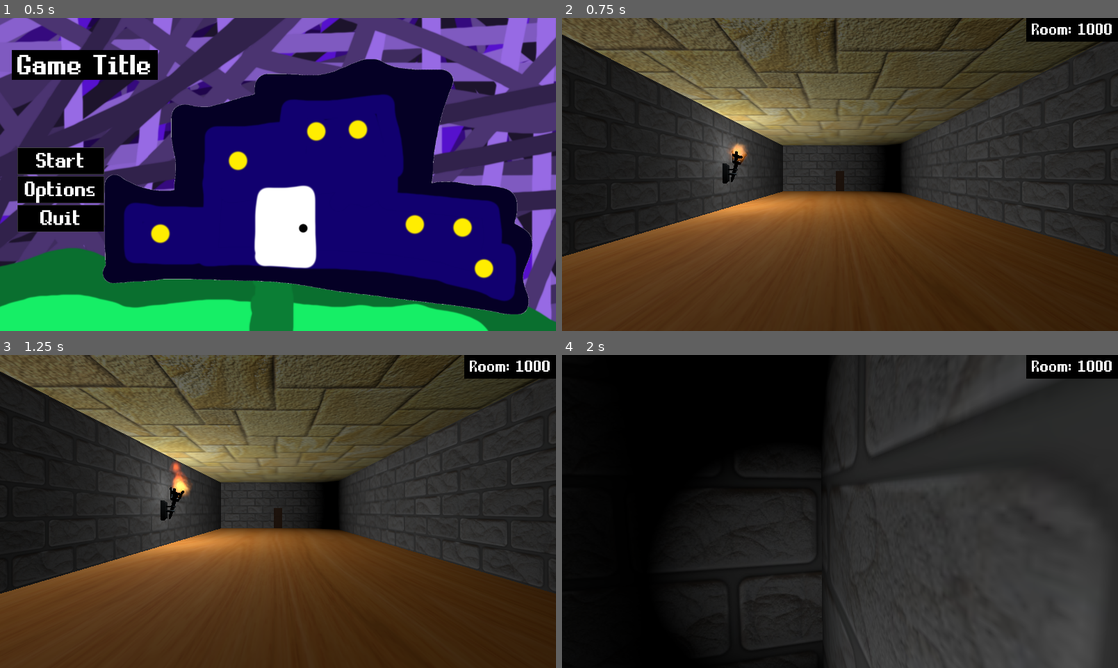
Above: before the commit, frames 1-4 (two rows, left to right).
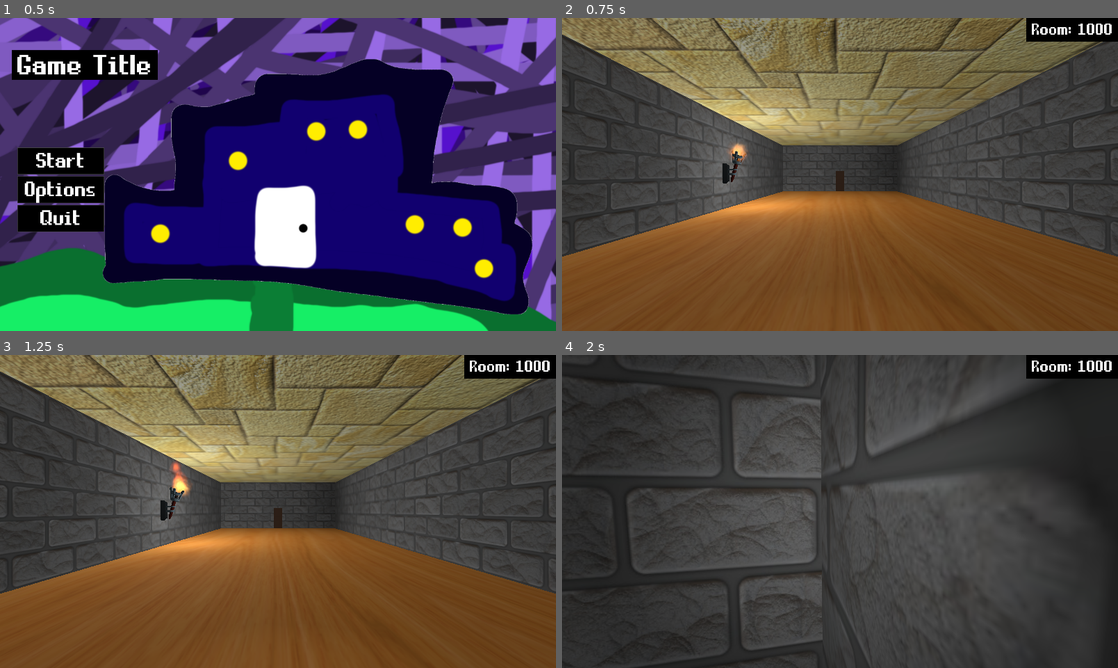
Above: after the commit, the same moments.

Repository: Yeti-Owner/1000-Rooms
Game: Godot game, scene res://scenes/StartMenu.tscn
The game is run twice, just before and just after one commit, with the same random seed, the same clock (stepped at 60 frames per second) and the same inputs.
Inputs (mouse positions are in pixels of both pictures, inside the frame that each line leads up to):
- Up to frame 1 (0.5 s): no input
- Up to frame 2 (0.75 s): click "Start" at 0.5 s
- Up to frame 3 (1.25 s): no input
- Up to frame 4 (2 s): move the mouse to (867, 511) at 1.27 s; hold W (up) from 1.28 s (still down); tap Space (jump) at 1.52 s

Frame 1 is identical in both runs. In frame 2, 71% of the frame differs, in the area x 0-100%, y 0-100%; in frame 3, 71%; in frame 4, 56%.

Commit message:
Fixed lighting
Lighting from torch, player, and world enviro is fixed and set up correctly.

Diff:
--- a/scenes/Player.tscn
+++ b/scenes/Player.tscn
@@ -10,6 +10,11 @@
 [sub_resource type="CapsuleMesh" id=2]
 radius = 0.4
 mid_height = 1.8
+
+[sub_resource type="Environment" id=3]
+ambient_light_color = Color( 0.556863, 0.556863, 0.556863, 1 )
+ambient_light_energy = 0.5
+ambient_light_sky_contribution = 0.0
 
 [node name="Player" type="KinematicBody"]
 transform = Transform( 0.6, 0, 0, 0, 0.6, 0, 0, 0, 0.6, 0, 0, 0 )
@@ -29,6 +34,8 @@
 script = ExtResource( 1 )
 
 [node name="Camera" type="Camera" parent="CameraHolder"]
+environment = SubResource( 3 )
 
-[node name="OmniLight" type="OmniLight" parent="."]
-omni_range = 2.0
+[node name="SpotLight" type="SpotLight" parent="CameraHolder/Camera"]
+spot_range = 3.2878
+spot_angle = 48.2042
--- a/scenes/StartMenu.tscn
+++ b/scenes/StartMenu.tscn
@@ -101,7 +101,6 @@
 text = "Quit"
 
 [node name="SettingsMenu" parent="." instance=ExtResource( 5 )]
-visible = false
 
 [connection signal="pressed" from="MarginContainer/VBoxContainer/StartBtn" to="." method="_on_StartBtn_pressed"]
 [connection signal="pressed" from="MarginContainer/VBoxContainer/OptionsBtn" to="." method="_on_OptionsBtn_pressed"]
--- a/scenes/UI/SettingsMenu.gd
+++ b/scenes/UI/SettingsMenu.gd
@@ -47,3 +47,8 @@
 func _on_FovSlider_value_changed(CurrentFov):
 	$SettingsTabs/Gameplay/MarginContainer/GameplaySettings/HBoxContainer/FovVal.set_text(str(CurrentFov))
 	Settingsholder.PlayerFOV = CurrentFov
+
+
+func _on_BloomCheckBtn_pressed():
+	Settingsholder.BloomSet = !Settingsholder.BloomSet
+	print(Settingsholder.BloomSet)
--- a/scenes/UI/SettingsMenu.tscn
+++ b/scenes/UI/SettingsMenu.tscn
@@ -11,6 +11,10 @@
 size = 32
 font_data = ExtResource( 1 )
 
+[sub_resource type="DynamicFont" id=5]
+size = 26
+font_data = ExtResource( 1 )
+
 [sub_resource type="DynamicFont" id=3]
 size = 32
 font_data = ExtResource( 1 )
@@ -20,7 +24,6 @@
 font_data = ExtResource( 1 )
 
 [node name="SettingsMenu" type="Popup"]
-visible = true
 anchor_left = 0.5
 anchor_top = 0.5
 anchor_right = 0.5
@@ -193,6 +196,19 @@
 step = 0.1
 value = 1.0
 
+[node name="WarningLabel" type="Label" parent="SettingsTabs/Video"]
+anchor_top = 1.0
+anchor_right = 1.0
+anchor_bottom = 1.0
+margin_top = -27.0
+custom_fonts/font = SubResource( 5 )
+text = "Some changes only take effect on restart or loading"
+align = 1
+valign = 2
+__meta__ = {
+"_edit_use_anchors_": false
+}
+
 [node name="Audio" type="Tabs" parent="SettingsTabs"]
 visible = false
 anchor_right = 1.0
@@ -277,6 +293,19 @@
 max_value = 25.0
 value = -10.0
 
+[node name="WarningLabel2" type="Label" parent="SettingsTabs/Audio"]
+anchor_top = 1.0
+anchor_right = 1.0
+anchor_bottom = 1.0
+margin_top = -27.0
+custom_fonts/font = SubResource( 5 )
+text = "Some changes only take effect on restart or loading"
+align = 1
+valign = 2
+__meta__ = {
+"_edit_use_anchors_": false
+}
+
 [node name="Gameplay" type="Tabs" parent="SettingsTabs"]
 visible = false
 anchor_right = 1.0
@@ -369,9 +398,23 @@
 step = 0.01
 value = 0.2
 
+[node name="WarningLabel3" type="Label" parent="SettingsTabs/Gameplay"]
+anchor_top = 1.0
+anchor_right = 1.0
+anchor_bottom = 1.0
+margin_top = -27.0
+custom_fonts/font = SubResource( 5 )
+text = "Some changes only take effect on restart or loading"
+align = 1
+valign = 2
+__meta__ = {
+"_edit_use_anchors_": false
+}
+
 [connection signal="item_selected" from="SettingsTabs/Video/MarginContainer/VideoSettings/DisplayOptionBtn" to="." method="_on_DisplayOptionBtn_item_selected"]
 [connection signal="pressed" from="SettingsTabs/Video/MarginContainer/VideoSettings/VsyncCheckBtn" to="." method="_on_VsyncCheckBtn_pressed"]
 [connection signal="pressed" from="SettingsTabs/Video/MarginContainer/VideoSettings/ShowFpsCheckBtn" to="." method="_on_ShowFpsCheckBtn_pressed"]
 [connection signal="value_changed" from="SettingsTabs/Video/MarginContainer/VideoSettings/HBoxContainer/MaxFpsSlider" to="." method="_on_MaxFpsSlider_value_changed"]
+[connection signal="pressed" from="SettingsTabs/Video/MarginContainer/VideoSettings/BloomCheckBtn" to="." method="_on_BloomCheckBtn_pressed"]
 [connection signal="value_changed" from="SettingsTabs/Gameplay/MarginContainer/GameplaySettings/HBoxContainer/FovSlider" to="." method="_on_FovSlider_value_changed"]
 [connection signal="value_changed" from="SettingsTabs/Gameplay/MarginContainer/GameplaySettings/HBoxContainer2/MouseSensitivitySlider" to="." method="_on_MouseSensitivitySlider_value_changed"]
--- a/scenes/WorldEnvironment.tscn
+++ b/scenes/WorldEnvironment.tscn
@@ -1,7 +1,15 @@
-[gd_scene load_steps=2 format=2]
+[gd_scene load_steps=3 format=2]
+
+[ext_resource path="res://scripts/WorldEnvironment1.gd" type="Script" id=1]
 
 [sub_resource type="Environment" id=1]
-background_mode = 6
+ambient_light_color = Color( 0.556863, 0.556863, 0.556863, 1 )
+ambient_light_energy = 0.5
+ambient_light_sky_contribution = 0.0
+glow_intensity = 2.95
+glow_strength = 1.31
+glow_bloom = 0.48
 
-[node name="WorldEnvironment" type="WorldEnvironment"]
+[node name="WorldEnvironment1" type="WorldEnvironment"]
 environment = SubResource( 1 )
+script = ExtResource( 1 )
--- a/scenes/objects/WallTorch.tscn
+++ b/scenes/objects/WallTorch.tscn
@@ -57,6 +57,7 @@
 [node name="WallTorch" type="StaticBody"]
 
 [node name="MeshInstance" type="MeshInstance" parent="."]
+cast_shadow = 2
 mesh = ExtResource( 1 )
 material/0 = null
 material/1 = null
@@ -79,4 +80,5 @@
 draw_pass_1 = SubResource( 3 )
 
 [node name="OmniLight" type="OmniLight" parent="Flame"]
+transform = Transform( 2, 0, 0, 0, 2, 0, 0, 0, 2, 0, -0.912822, 1.30367 )
 omni_range = 13.0
--- a/scripts/CameraHolder.gd
+++ b/scripts/CameraHolder.gd
@@ -6,6 +6,7 @@
 
 func _ready() -> void:
 	Input.set_mouse_mode(Input.MOUSE_MODE_CAPTURED)
+	$Camera.set_fov(Settingsholder.PlayerFOV)
 
 func _input(event: InputEvent) -> void:
 	mouse_sensitivity = Settingsholder.MouseSensitivity
@@ -13,6 +14,3 @@
 		_camera.rotate_x(deg2rad(-event.relative.y * mouse_sensitivity))
 		rotate_y(deg2rad(-event.relative.x * mouse_sensitivity))
 		_camera.rotation_degrees.x = clamp(_camera.rotation_degrees.x, -89.9, 89.9)
-
-func _physics_process(_delta):
-	$Camera.set_fov(Settingsholder.PlayerFOV)
--- /dev/null
+++ b/scripts/WorldEnvironment1.gd
@@ -0,0 +1,4 @@
+extends WorldEnvironment
+
+#func _ready():
+#	set_glow_enabled(true)
--- a/scripts/settingsholder.gd
+++ b/scripts/settingsholder.gd
@@ -4,3 +4,4 @@
 var MouseSensitivity = 0.18
 var PlayerFOV = 70
 var FrameRate = 60
+var BloomSet = 0
Not shown: 1 places in scenes/Player.tscn that only renumber resources
Not shown: 1 places in scenes/UI/SettingsMenu.tscn that only renumber resources
